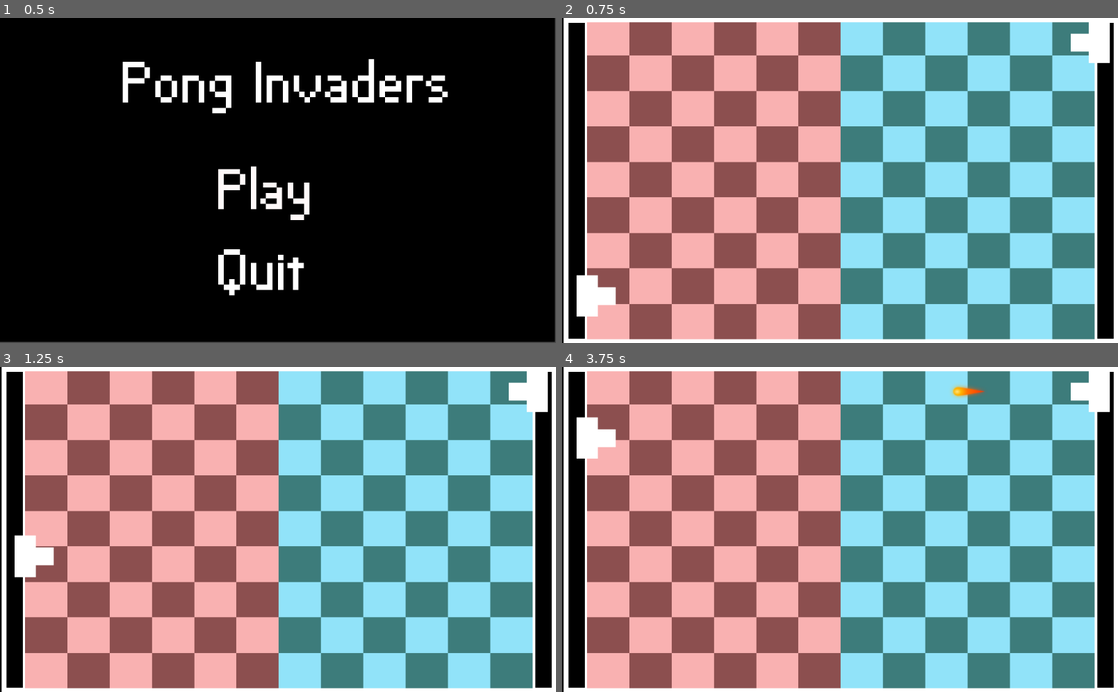
Above: before the commit, frames 1-4 (two rows, left to right).
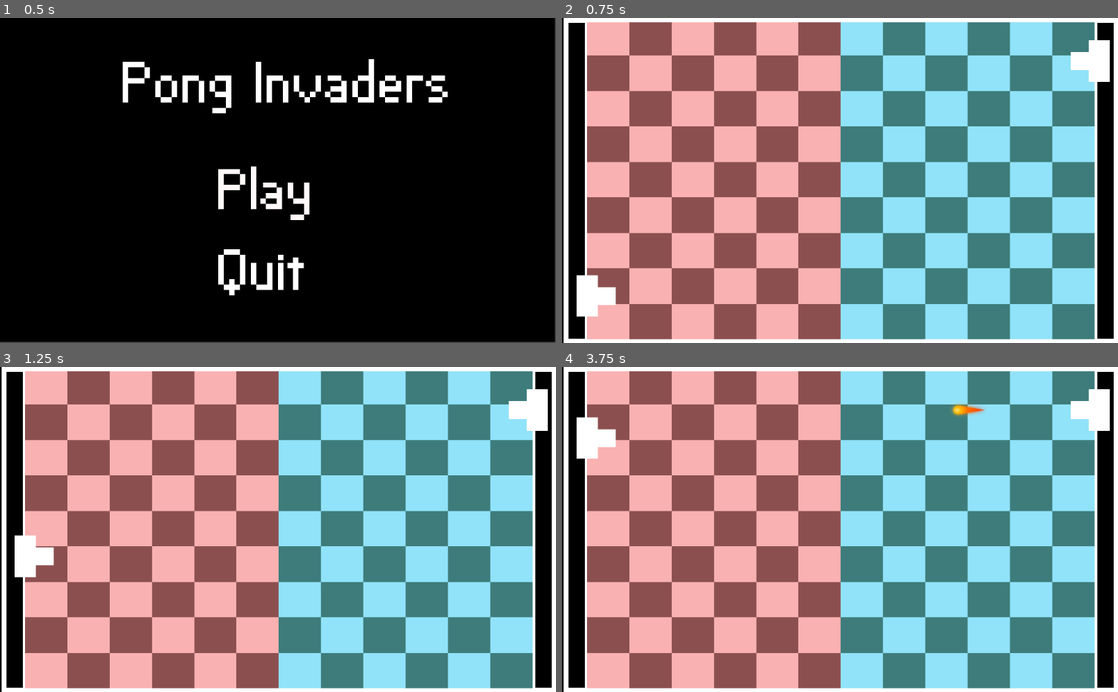
Above: after the commit, the same moments.

Repository: Raelr/dd-pong-invaders
Game: Godot game, scene res://scenes/Main.tscn
Same seed, same stepped clock (60 frames per second), same inputs: the game is played once before the commit and once after it.
Inputs (mouse positions are in pixels of both pictures, inside the frame that each line leads up to):
- Up to frame 1 (0.5 s): no input
- Up to frame 2 (0.75 s): tap Enter at 0.5 s; move the mouse to (828, 193) at 0.52 s; hold W from 0.53 s (still down); click (828, 193) at 0.6 s
- Up to frame 3 (1.25 s): keep holding W
- Up to frame 4 (3.75 s): move the mouse to (728, 545) at 1.27 s; release W at 1.28 s; hold S 1.28-2.03 s; tap E at 1.35 s; move the mouse to (895, 458) at 2.02 s; hold O 2.03-2.78 s; hold W 2.03-3.53 s; move the mouse to (812, 594) at 2.77 s; tap F at 2.85 s; click (812, 594) at 2.92 s; move the mouse to (1006, 578) at 3.52 s; hold S from 3.53 s (still down); hold H from 3.53 s (still down)

Frame 1 is identical in both runs. In frame 2, 0.8% of the frame differs, in the area x 91-99%, y 1-20%; in frame 3, 0.8%; in frame 4, 1.1%, in the area x 70-99%, y 1-20%.

Commit message:
migrating barricade over to latest file

Diff:
--- a/project.godot
+++ b/project.godot
@@ -26,6 +26,16 @@
 "events": [ Object(InputEventMouseButton,"resource_local_to_scene":false,"resource_name":"","device":0,"alt":false,"shi …(212 unchanged characters)…
  ]
 }
+playerActive={
+"deadzone": 0.5,
+"events": [ Object(InputEventKey,"resource_local_to_scene":false,"resource_name":"","device":0,"alt":false,"shift":false,"control":false,"meta":false,"command":false,"pressed":false,"scancode":69,"unicode":0,"echo":false,"script":null)
+ ]
+}
+playerTwoActive={
+"deadzone": 0.5,
+"events": [ Object(InputEventKey,"resource_local_to_scene":false,"resource_name":"","device":0,"alt":false,"shift":false,"control":false,"meta":false,"command":false,"pressed":false,"scancode":79,"unicode":0,"echo":false,"script":null)
+ ]
+}
 
 [rendering]
 
--- a/scenes/Main.tscn
+++ b/scenes/Main.tscn
@@ -36,7 +36,7 @@
 
 [node name="PlayerTwo" parent="." instance=ExtResource( 2 )]
 visible = false
-position = Vector2( 799.479, 109.948 )
+position = Vector2( 799.479, 134.948 )
 texture = ExtResource( 3 )
 update = true
 
--- a/scenes/MainMenu.tscn
+++ b/scenes/MainMenu.tscn
@@ -35,11 +35,13 @@
 [node name="PlayButton" parent="." instance=ExtResource( 2 )]
 position = Vector2( -1.6001, 71.4992 )
 button_text = "Play"
+update = false
 normal_color = Color( 1, 0.980392, 0.980392, 1 )
 hover_color = Color( 0.52549, 0.52549, 0.52549, 1 )
 
 [node name="QuitButton" parent="." instance=ExtResource( 2 )]
 position = Vector2( -1.6001, 219.789 )
 button_text = "Quit"
+update = false
 normal_color = Color( 1, 1, 1, 1 )
 hover_color = Color( 0.52549, 0.52549, 0.52549, 1 )
--- a/scenes/Player.tscn
+++ b/scenes/Player.tscn
@@ -7,10 +7,12 @@
 [sub_resource type="RectangleShape2D" id=1]
 
 [node name="Player" type="Sprite"]
+position = Vector2( 0, 96.3203 )
 scale = Vector2( 4, 4 )
 texture = ExtResource( 1 )
 script = ExtResource( 2 )
 playerTextures = [ ExtResource( 1 ), ExtResource( 3 ) ]
+playerMovementSpeed = 240
 
 [node name="Player2D" type="Area2D" parent="."]
 
--- a/scripts/Barricade.gd
+++ b/scripts/Barricade.gd
@@ -1,17 +1,14 @@
 extends Node2D
-
-var screen_size
-var extents
-var textures = {'1':['res://sprites/haystack.png'],
-				'2':['res://sprites/wood.png']}
+#var textures = {'1':['res://sprites/haystack.png'],
+#				'2':['res://sprites/wood.png']}
 
 func _ready():
 	add_to_group("barricade")
-	init('1')
-
-func init(level):
-	var texture = load(textures[level])
-	get_node("barricade").set_texture(texture)
+#	init('1')
+#
+#func init(level):
+#	var texture = load(textures[level])
+#	get_node("barricade").set_texture(texture)
 
 func explode():
 	queue_free()
--- a/scripts/Player.gd
+++ b/scripts/Player.gd
@@ -80,6 +80,34 @@
 			if (self.position.y < y_upper_boundary):
 				self.position.y += playerMovementSpeed * delta
 
+	if Input.is_action_just_pressed("playerAction"):
+		spawn_barricade()
+	elif Input.is_action_just_pressed("playerTwoAction"):
+		spawn_barricade(false)
+
+#Build Barricade
+var barricade = preload("res://scenes/Barricade.tscn")
+func spawn_barricade(p1 = true):
+	if is_player_one and p1:
+		var player_position = transform.origin
+		var barricade_instance = barricade.instance()
+		var spawn_position = Vector2()
+		get_tree().get_root().add_child(barricade_instance)
+		spawn_position.x = player_position.x
+		spawn_position.y = player_position.y
+		barricade_instance.transform.origin = spawn_position
+		print(spawn_position)
+
+	elif not is_player_one and not p1:
+		var player_position = transform.origin
+		var barricade_instance = barricade.instance()
+		var spawn_position = Vector2()
+		get_tree().get_root().add_child(barricade_instance)
+		spawn_position.x = 730
+		spawn_position.y = player_position.y
+		barricade_instance.transform.origin = spawn_position
+		print(spawn_position)
+
 #Speed increased by every minute
 func increase_speed():
 	timer += 1
